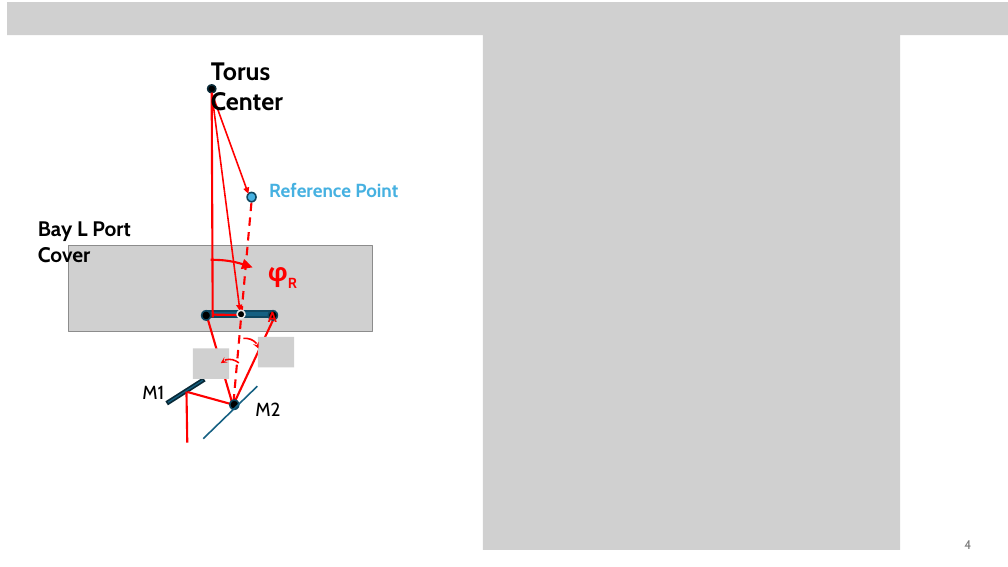
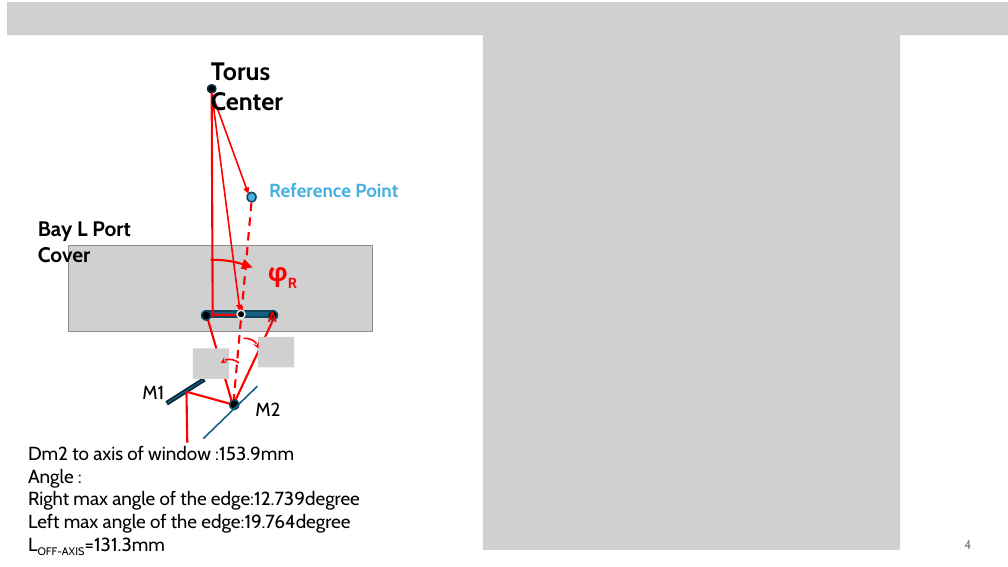
Before and after one commit to USTC-star/computer_share, a slide deck: slide 4 of NSTX-U High-k scattering Calculation_20240717.pptx. Drawn at 1008x567 pixels with LibreOffice and Linux fonts; fonts in the diff are those of the drawing; grey boxes stand for pictures. Boxes give left, top, right and bottom in pixels: in the first picture for what was removed or moved away, otherwise in the second. Text is boxed around its words. In the diff, an @@ line names an element or a change of style, - is before the commit and + after.

```diff
--- a/NSTX-U High-k scattering Calculation_20240717.pptx
+++ b/NSTX-U High-k scattering Calculation_20240717.pptx
@@ text added at (28,445,360,555), 18 pt, text #000000 @@
+Dm2 to axis of window :153.9mm
+Angle :
+Right max angle of the edge:12.739degree
+Left max angle of the edge:19.764degree
+LOFF-AXIS=131.3mm
```
Also in this commit, not shown: 2 other slides changed, 1 slide added, 1 other file.
